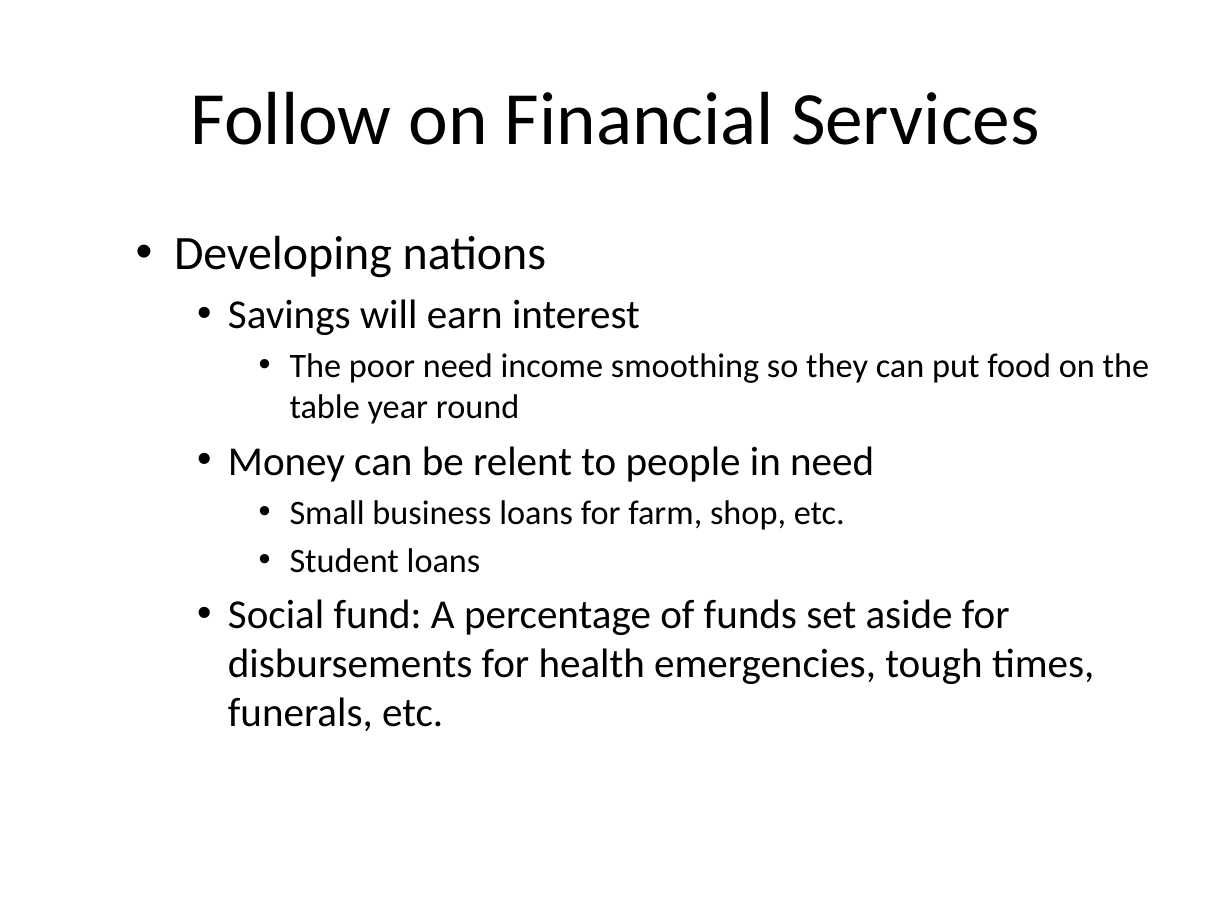
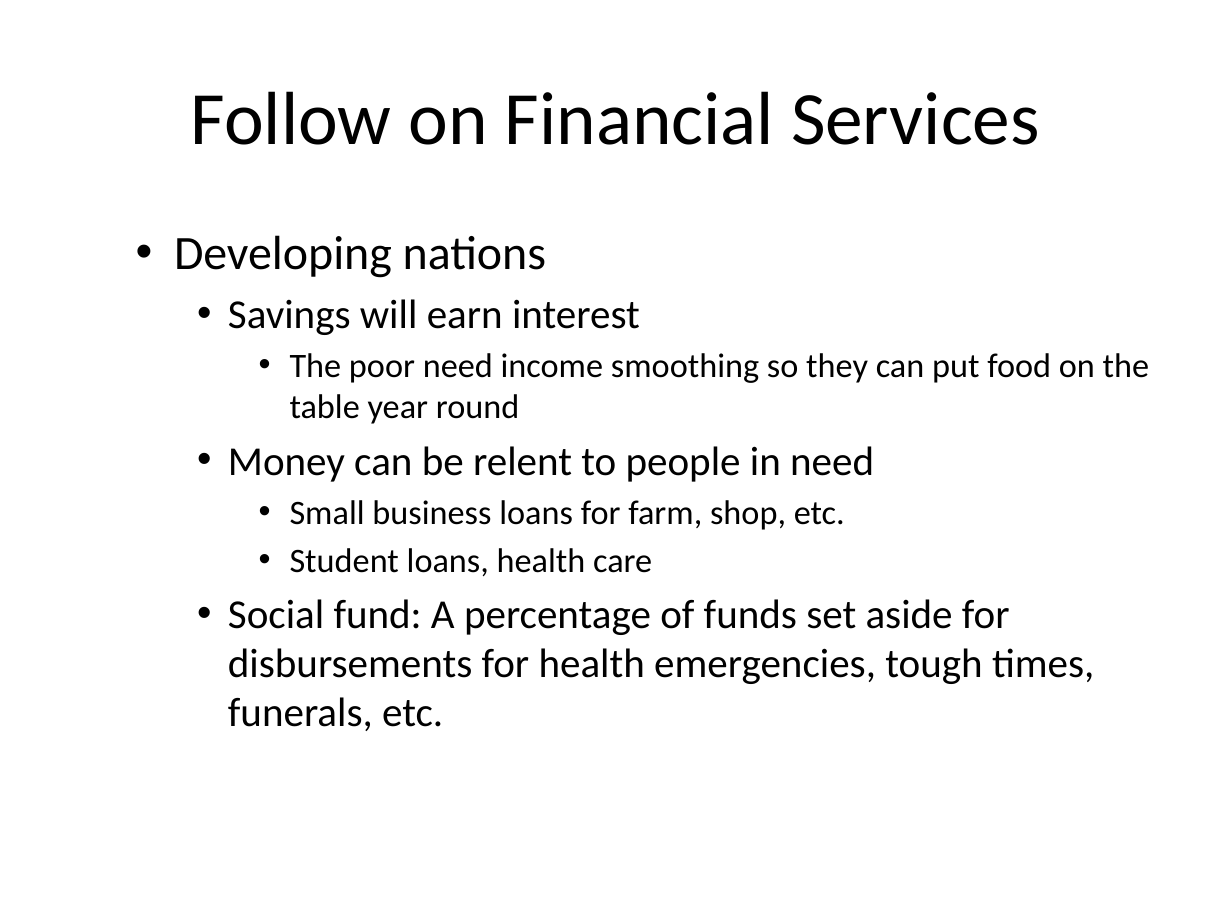
Before and after one commit to huang-pan/village-bank, a slide deck: slide 13 of Village Bank.pptx (slide 10 before the commit). Drawn at 1232x924 pixels with LibreOffice and Linux fonts; fonts in the diff are those of the drawing. Boxes give left, top, right and bottom in pixels: in the first picture for what was removed or moved away, otherwise in the second. Text is boxed around its words. In the diff, an @@ line names an element or a change of style, - is before the commit and + after.

Commit message:
updated PPT w/info from CARE VSLA

```diff
--- a/Village Bank.pptx
+++ b/Village Bank.pptx
@@ text at bbox=[290, 548, 652, 576]: text changed @@
-      • Student loans
+      • Student loans, health care
```
Also in this commit, not shown: 5 other slides changed, 3 slides added, 2 other files.
